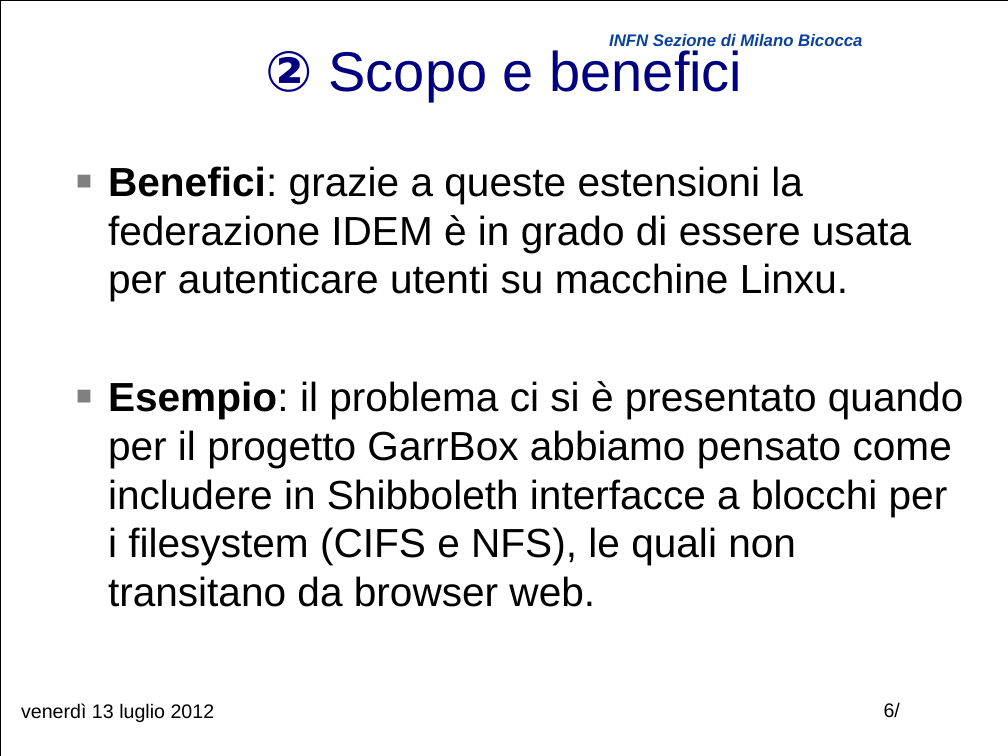
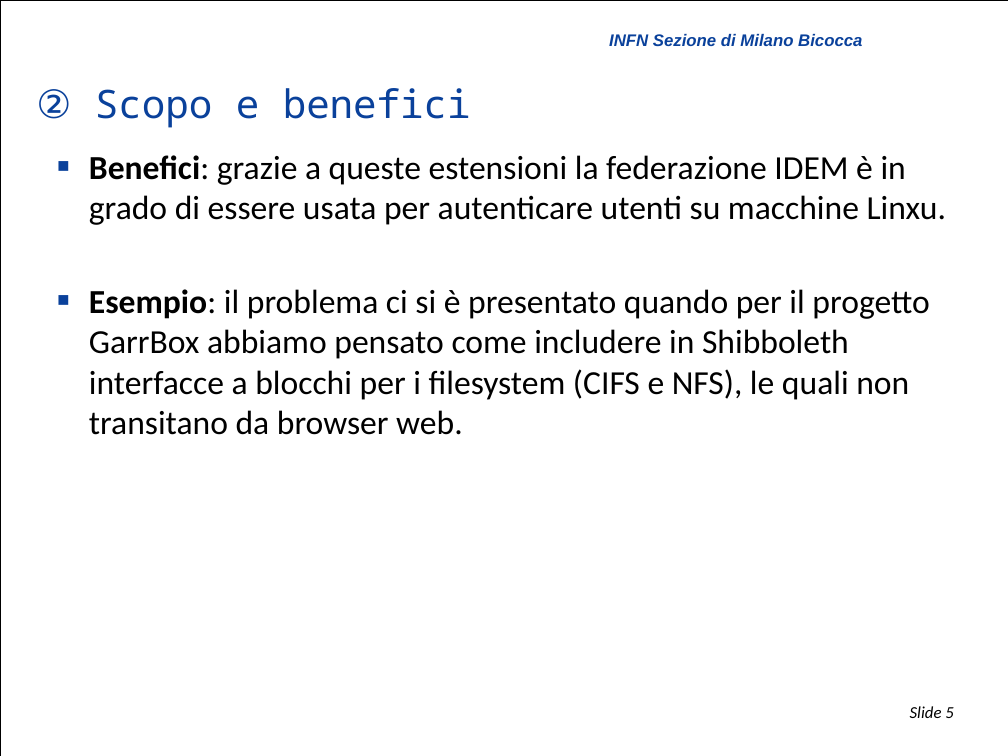
Before and after one commit to biancini/Shibboleth-Authentication, a slide deck: slide 5 of ShibbolethExtensions.pptx (slide 6 before the commit). Drawn at 1008x756 pixels with LibreOffice and Linux fonts; fonts in the diff are those of the drawing; background and template pictures are left out. Boxes give left, top, right and bottom in pixels: in the first picture for what was removed or moved away, otherwise in the second. Text is boxed around its words. In the diff, an @@ line names an element or a change of style, - is before the commit and + after.

```diff
--- a/ShibbolethExtensions.pptx
+++ b/ShibbolethExtensions.pptx
@@ title "② Scopo e benefici" moved from (x1=266, y1=50, x2=742, y2=101) to (x1=36, y1=88, x2=471, y2=128) @@
@@ title "② Scopo e benefici" at (x1=36, y1=88, x2=471, y2=128): size 40 to 28 pt, font Arial to Noto Sans Mono, text colour #000080 to #0A419B; bold off in "②"; alignment centre to left; line spacing 1 to 0.9 @@
@@ text "Benefici: grazie a queste estensioni ..." moved from (x1=108, y1=166, x2=963, y2=607) to (x1=89, y1=155, x2=946, y2=435) @@
@@ text "Benefici: grazie a queste estensioni ..." at (x1=89, y1=155, x2=946, y2=435): size 29 to 24 pt, font Arial to Calibri; list level 1 to 2 in "Benefici: grazie a queste estensioni ..."; bullet colour #808080 to #0A419B; indent changed; less space between paragraphs @@
@@ text removed at (x1=21, y1=703, x2=215, y2=722) @@
-venerdì 13 luglio 2012
@@ page number removed at (x1=884, y1=702, x2=900, y2=718) @@
-6/
@@ page number added at (x1=910, y1=706, x2=953, y2=718), 12 pt, text #000000, italic @@
+Slide 5
```
Also in this commit, not shown: 12 other slides changed, 1 slide removed, 1 other file.
